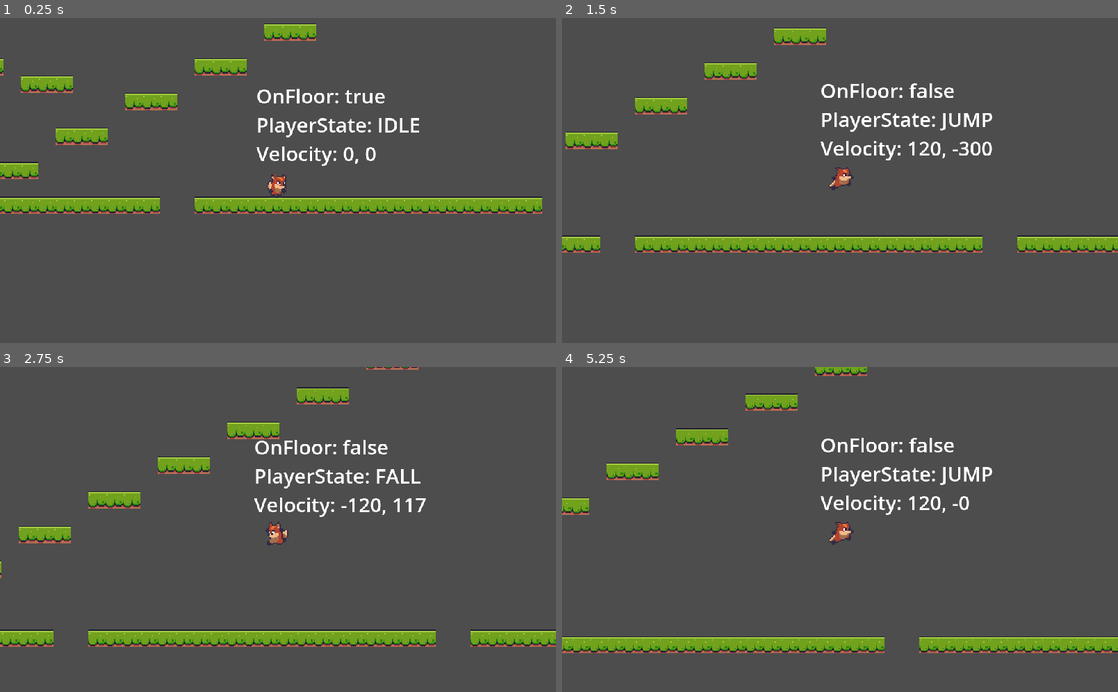
Above: before the commit, frames 1-4 (two rows, left to right).
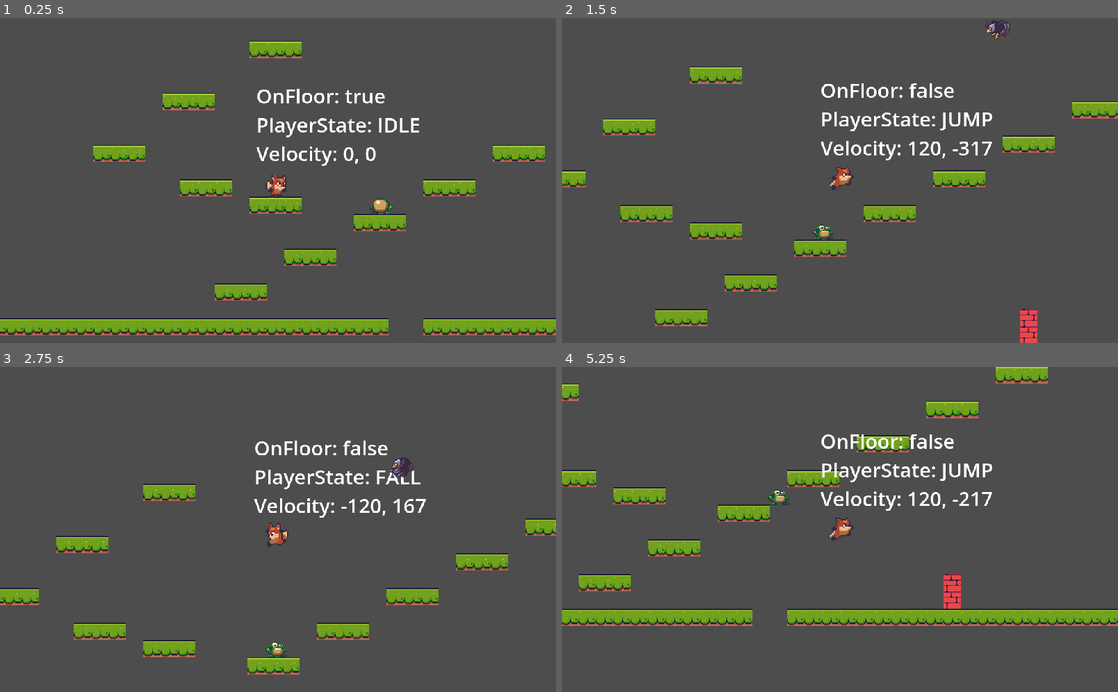
Above: after the commit, the same moments.

Repository: pawan-bilkhu/foxyAntics
Game: Godot game, scene res://level_base/level_base.tscn
The game is run twice, just before and just after one commit, with the same random seed, the same clock (stepped at 60 frames per second) and the same inputs. The project has no main scene, so this scene is started directly.
Inputs:
- Up to frame 1 (0.25 s): no input
- Up to frame 2 (1.5 s): hold W (jump) 0.53-1.28 s; hold D (right) from 0.53 s (still down); tap W (jump) at 1.35 s
- Up to frame 3 (2.75 s): tap W (jump) at 1.52, 1.82 s; release D (right) at 2.03 s; hold A (left) from 2.03 s (still down); hold W (jump) from 2.03 s (still down)
- Up to frame 4 (5.25 s): release A (left) at 2.78 s; release W (jump) at 2.78 s; hold D (right) 2.78-4.28 s; tap W (jump) at 2.85, 3.02, 3.32, 4.35, 4.52, 4.82 s; hold W (jump) 3.53-4.28 s; hold A (left) 4.28-5.03 s; hold D (right) from 5.03 s (still down); hold W (jump) from 5.03 s (still down)

The runs differ from the first frame. In frame 1, 17% of the frame differs, in the area x 0-100%, y 1-98%; in frame 2, 12%; in frame 3, 12%; in frame 4, 19%, in the area x 0-100%, y 0-89%.

Commit message:
Added several enemies that inherit from a base enemy class

Diff:
--- /dev/null
+++ b/enemies/enemy_base/enemy_base.gd
@@ -0,0 +1,53 @@
+extends CharacterBody2D
+
+class_name EnemyBase
+
+enum FACING { LEFT = -1 , RIGHT = 1 }
+
+
+const SCREEN_HEIGHT_TOLERANCE: float = 1000.0
+
+@export var default_facing: FACING = FACING.LEFT
+@export var points: int = 1
+@export var speed: float = 30.0
+
+
+var _gravity: float = 800.0
+var _facing: FACING = default_facing
+var _player_reference: Player
+var _is_dead: bool = false
+
+
+# Called when the node enters the scene tree for the first time.
+func _ready():
+	_player_reference = get_tree().get_nodes_in_group(GameManager.GROUP_PLAYER)[0]
+
+
+# Called every frame. 'delta' is the elapsed time since the previous frame.
+func _physics_process(delta):
+	fallen_off()
+
+
+func fallen_off() -> void:
+	if global_position.y > SCREEN_HEIGHT_TOLERANCE:
+		queue_free()
+
+
+func remove() -> void:
+	if _is_dead:
+		return
+
+	_is_dead = true
+	SignalManager.on_enemy_hit.emit(points, global_position)
+	set_physics_process(false)
+	hide()
+	queue_free()
+
+
+
+func _on_visible_on_screen_notifier_2d_screen_entered():
+	pass # Replace with function body.
+
+
+func _on_visible_on_screen_notifier_2d_screen_exited():
+	pass # Replace with function body.
--- /dev/null
+++ b/enemies/enemy_base/enemy_base.tscn
@@ -0,0 +1,13 @@
+[gd_scene load_steps=2 format=3 uid="uid://2xuill1f0qio"]
+
+[ext_resource type="Script" path="res://enemies/enemy_base/enemy_base.gd" id="1_la1k1"]
+
+[node name="EnemyBase" type="CharacterBody2D"]
+script = ExtResource("1_la1k1")
+
+[node name="VisibleOnScreenNotifier2D" type="VisibleOnScreenNotifier2D" parent="."]
+
+[node name="AnimatedSprite2D" type="AnimatedSprite2D" parent="."]
+
+[connection signal="screen_entered" from="VisibleOnScreenNotifier2D" to="." method="_on_visible_on_screen_notifier_2d_screen_entered"]
+[connection signal="screen_exited" from="VisibleOnScreenNotifier2D" to="." method="_on_visible_on_screen_notifier_2d_screen_exited"]
--- /dev/null
+++ b/enemies/enemy_eagle/enemy_eagle.gd
@@ -0,0 +1,43 @@
+extends EnemyBase
+
+
+@onready var animated_sprite_2d = $AnimatedSprite2D
+@onready var player_detector = $PlayerDetector
+@onready var move_timer = $MoveTimer
+
+const FLY_VELOCITY: Vector2 = Vector2(35, 15)
+
+var _fly_direction: Vector2 = Vector2.ZERO
+
+
+func _ready():
+	super._ready()
+
+# Called every frame. 'delta' is the elapsed time since the previous frame.
+func _physics_process(delta):
+	super._physics_process(delta)
+	velocity = _fly_direction
+	move_and_slide()
+
+func set_movement_direction() -> void:
+	var x_direction = sign(_player_reference.global_position.x - global_position.x)
+	if x_direction > 0:
+		animated_sprite_2d.flip_h = true
+		_facing = FACING.RIGHT
+	else:
+		animated_sprite_2d.flip_h = false
+		_facing = FACING.LEFT
+	_fly_direction = Vector2(FLY_VELOCITY.x * _facing, FLY_VELOCITY.y)
+
+
+func fly_towards_player() -> void:
+	set_movement_direction()
+	move_timer.start()
+
+func _on_visible_on_screen_notifier_2d_screen_entered():
+	animated_sprite_2d.play("fly")
+	fly_towards_player()
+
+
+func _on_move_timer_timeout():
+	fly_towards_player()
--- /dev/null
+++ b/enemies/enemy_eagle/enemy_eagle.tscn
@@ -0,0 +1,65 @@
+[gd_scene load_steps=10 format=3 uid="uid://bjqrmlbwdxm8u"]
+
+[ext_resource type="PackedScene" uid="uid://2xuill1f0qio" path="res://enemies/enemy_base/enemy_base.tscn" id="1_owltl"]
+[ext_resource type="Script" path="res://enemies/enemy_eagle/enemy_eagle.gd" id="2_e4b3c"]
+[ext_resource type="Texture2D" uid="uid://dnts1igtv2qkr" path="res://assets/enemies/eagle/eagle-attack.png" id="3_yfjv2"]
+
+[sub_resource type="AtlasTexture" id="AtlasTexture_k12pa"]
+atlas = ExtResource("3_yfjv2")
+region = Rect2(0, 0, 40, 41)
+
+[sub_resource type="AtlasTexture" id="AtlasTexture_n4xse"]
+atlas = ExtResource("3_yfjv2")
+region = Rect2(40, 0, 40, 41)
+
+[sub_resource type="AtlasTexture" id="AtlasTexture_cbkjb"]
+atlas = ExtResource("3_yfjv2")
+region = Rect2(80, 0, 40, 41)
+
+[sub_resource type="AtlasTexture" id="AtlasTexture_12njd"]
+atlas = ExtResource("3_yfjv2")
+region = Rect2(120, 0, 40, 41)
+
+[sub_resource type="SpriteFrames" id="SpriteFrames_3hc8g"]
+animations = [{
+"frames": [{
+"duration": 1.0,
+"texture": SubResource("AtlasTexture_k12pa")
+}, {
+"duration": 1.0,
+"texture": SubResource("AtlasTexture_n4xse")
+}, {
+"duration": 1.0,
+"texture": SubResource("AtlasTexture_cbkjb")
+}, {
+"duration": 1.0,
+"texture": SubResource("AtlasTexture_12njd")
+}],
+"loop": true,
+"name": &"fly",
+"speed": 5.0
+}]
+
+[sub_resource type="CircleShape2D" id="CircleShape2D_ijx85"]
+radius = 6.0
+
+[node name="EnemyEagle" instance=ExtResource("1_owltl")]
+collision_layer = 0
+collision_mask = 0
+script = ExtResource("2_e4b3c")
+
+[node name="AnimatedSprite2D" parent="." index="1"]
+scale = Vector2(0.75, 0.75)
+sprite_frames = SubResource("SpriteFrames_3hc8g")
+animation = &"fly"
+
+[node name="CollisionShape2D" type="CollisionShape2D" parent="." index="2"]
+shape = SubResource("CircleShape2D_ijx85")
+
+[node name="PlayerDetector" type="RayCast2D" parent="." index="3"]
+target_position = Vector2(0, 200)
+
+[node name="MoveTimer" type="Timer" parent="." index="4"]
+wait_time = 3.0
+
+[connection signal="timeout" from="MoveTimer" to="." method="_on_move_timer_timeout"]
--- /dev/null
+++ b/enemies/enemy_frog/enemy_frog.gd
@@ -0,0 +1,72 @@
+extends EnemyBase
+
+
+@onready var animated_sprite_2d = $AnimatedSprite2D
+@onready var jump_timer = $JumpTimer
+
+const JUMP_VELOCITY: Vector2 = Vector2(100, -150)
+const JUMP_WAIT_DURATION: Vector2 = Vector2(2.5, 5.0)
+
+var _can_jump: bool = false
+var _detected_by_player: bool = false
+
+# Called when the node enters the scene tree for the first time.
+func _ready():
+	super._ready()
+	start_timer()
+
+
+# Called every frame. 'delta' is the elapsed time since the previous frame.
+func _physics_process(delta):
+	super._physics_process(delta)
+
+	if not is_on_floor():
+		velocity.y += _gravity * delta
+	else:
+		velocity.x = 0
+		animated_sprite_2d.play("idle")
+
+	perform_jump()
+	move_and_slide()
+	flip_facing_direction()
+
+func perform_jump() -> void:
+	if not is_on_floor():
+		return
+
+	if not _detected_by_player or not _can_jump:
+		return
+
+	velocity = JUMP_VELOCITY
+	velocity.x *= _facing
+
+	_can_jump = false
+
+	animated_sprite_2d.play("jump")
+	start_timer()
+
+
+func flip_facing_direction() -> void:
+	if ( _player_reference.global_position.x > global_position.x
+		and not animated_sprite_2d.flip_h ):
+		animated_sprite_2d.flip_h = true
+		_facing = FACING.RIGHT
+	elif ( _player_reference.global_position.x < global_position.x
+		and animated_sprite_2d.flip_h ):
+		animated_sprite_2d.flip_h = false
+		_facing = FACING.LEFT
+
+
+func start_timer() -> void:
+	jump_timer.wait_time = randf_range(JUMP_WAIT_DURATION.x, JUMP_WAIT_DURATION.y)
+	jump_timer.start()
+
+
+func _on_jump_timer_timeout():
+	_can_jump = true
+
+
+func _on_visible_on_screen_notifier_2d_screen_entered():
+	# print("Detected by player")
+	_detected_by_player = true
+	start_timer()
--- /dev/null
+++ b/enemies/enemy_frog/enemy_frog.tscn
@@ -0,0 +1,87 @@
+[gd_scene load_steps=13 format=3 uid="uid://c1pod24bepwld"]
+
+[ext_resource type="PackedScene" uid="uid://2xuill1f0qio" path="res://enemies/enemy_base/enemy_base.tscn" id="1_ka646"]
+[ext_resource type="Script" path="res://enemies/enemy_frog/enemy_frog.gd" id="2_nxpnd"]
+[ext_resource type="Texture2D" uid="uid://b37rleuyjxxeo" path="res://assets/enemies/frog/frog_sheet.png" id="3_fgl6q"]
+
+[sub_resource type="AtlasTexture" id="AtlasTexture_3ep4y"]
+atlas = ExtResource("3_fgl6q")
+region = Rect2(0, 0, 35, 32)
+
+[sub_resource type="AtlasTexture" id="AtlasTexture_kjeoa"]
+atlas = ExtResource("3_fgl6q")
+region = Rect2(35, 0, 35, 32)
+
+[sub_resource type="AtlasTexture" id="AtlasTexture_y1ob0"]
+atlas = ExtResource("3_fgl6q")
+region = Rect2(70, 0, 35, 32)
+
+[sub_resource type="AtlasTexture" id="AtlasTexture_wp5uk"]
+atlas = ExtResource("3_fgl6q")
+region = Rect2(105, 0, 35, 32)
+
+[sub_resource type="AtlasTexture" id="AtlasTexture_tgbgh"]
+atlas = ExtResource("3_fgl6q")
+region = Rect2(140, 0, 35, 32)
+
+[sub_resource type="AtlasTexture" id="AtlasTexture_prs67"]
+atlas = ExtResource("3_fgl6q")
+region = Rect2(175, 0, 35, 32)
+
+[sub_resource type="AtlasTexture" id="AtlasTexture_x6rmo"]
+atlas = ExtResource("3_fgl6q")
+region = Rect2(210, 0, 35, 32)
+
+[sub_resource type="SpriteFrames" id="SpriteFrames_l12up"]
+animations = [{
+"frames": [{
+"duration": 1.0,
+"texture": SubResource("AtlasTexture_3ep4y")
+}, {
+"duration": 1.0,
+"texture": SubResource("AtlasTexture_kjeoa")
+}, {
+"duration": 1.0,
+"texture": SubResource("AtlasTexture_y1ob0")
+}, {
+"duration": 1.0,
+"texture": SubResource("AtlasTexture_wp5uk")
+}, {
+"duration": 3.0,
+"texture": SubResource("AtlasTexture_tgbgh")
+}],
+"loop": true,
+"name": &"idle",
+"speed": 4.0
+}, {
+"frames": [{
+"duration": 1.0,
+"texture": SubResource("AtlasTexture_prs67")
+}, {
+"duration": 1.0,
+"texture": SubResource("AtlasTexture_x6rmo")
+}],
+"loop": true,
+"name": &"jump",
+"speed": 2.0
+}]
+
+[sub_resource type="RectangleShape2D" id="RectangleShape2D_0s7gq"]
+size = Vector2(16, 9)
+
+[node name="EnemyFrog" instance=ExtResource("1_ka646")]
+script = ExtResource("2_nxpnd")
+
+[node name="AnimatedSprite2D" parent="." index="1"]
+scale = Vector2(0.75, 0.75)
+sprite_frames = SubResource("SpriteFrames_l12up")
+animation = &"idle"
+autoplay = "idle"
+
+[node name="CollisionShape2D" type="CollisionShape2D" parent="." index="2"]
+position = Vector2(0, 3.5)
+shape = SubResource("RectangleShape2D_0s7gq")
+
+[node name="JumpTimer" type="Timer" parent="." index="3"]
+
+[connection signal="timeout" from="JumpTimer" to="." method="_on_jump_timer_timeout"]
--- /dev/null
+++ b/enemies/enemy_snail/enemy_snail.gd
@@ -0,0 +1,37 @@
+extends EnemyBase
+
+
+@onready var floor_detector = $FloorDetector
+@onready var animated_sprite_2d = $AnimatedSprite2D
+
+
+
+# Called when the node enters the scene tree for the first time.
+func _ready():
+	pass # Replace with function body.
+
+
+# Called every frame. 'delta' is the elapsed time since the previous frame.
+func _physics_process(delta):
+	super._physics_process(delta)
+
+	if not is_on_floor():
+		velocity.y += _gravity * delta
+	else:
+		velocity.x = speed * _facing
+
+	move_and_slide()
+
+	if is_on_floor():
+		if is_on_wall() or not floor_detector.is_colliding():
+			flip_facing_direction()
+
+
+func flip_facing_direction() -> void:
+	animated_sprite_2d.flip_h = !animated_sprite_2d.flip_h
+	floor_detector.position.x = floor_detector.position.x * -1
+
+	if _facing == FACING.LEFT:
+		_facing = FACING.RIGHT
+	else:
+		_facing = FACING.LEFT
--- /dev/null
+++ b/enemies/enemy_snail/enemy_snail.tscn
@@ -0,0 +1,103 @@
+[gd_scene load_steps=16 format=3 uid="uid://cuvukg0gnvr86"]
+
+[ext_resource type="PackedScene" uid="uid://2xuill1f0qio" path="res://enemies/enemy_base/enemy_base.tscn" id="1_x4ma5"]
+[ext_resource type="Script" path="res://enemies/enemy_snail/enemy_snail.gd" id="2_6gijp"]
+[ext_resource type="Texture2D" uid="uid://2h48wfl8n8nl" path="res://assets/enemies/snail/snail.png" id="3_3446b"]
+
+[sub_resource type="AtlasTexture" id="AtlasTexture_6mnsw"]
+atlas = ExtResource("3_3446b")
+region = Rect2(0, 0, 38, 24)
+
+[sub_resource type="AtlasTexture" id="AtlasTexture_g336h"]
+atlas = ExtResource("3_3446b")
+region = Rect2(38, 0, 38, 24)
+
+[sub_resource type="AtlasTexture" id="AtlasTexture_xxmop"]
+atlas = ExtResource("3_3446b")
+region = Rect2(76, 0, 38, 24)
+
+[sub_resource type="AtlasTexture" id="AtlasTexture_15jr8"]
+atlas = ExtResource("3_3446b")
+region = Rect2(114, 0, 38, 24)
+
+[sub_resource type="AtlasTexture" id="AtlasTexture_vs4u5"]
+atlas = ExtResource("3_3446b")
+region = Rect2(152, 0, 38, 24)
+
+[sub_resource type="AtlasTexture" id="AtlasTexture_jcgh4"]
+atlas = ExtResource("3_3446b")
+region = Rect2(190, 0, 38, 24)
+
+[sub_resource type="AtlasTexture" id="AtlasTexture_y7kyk"]
+atlas = ExtResource("3_3446b")
+region = Rect2(228, 0, 38, 24)
+
+[sub_resource type="AtlasTexture" id="AtlasTexture_tohbl"]
+atlas = ExtResource("3_3446b")
+region = Rect2(266, 0, 38, 24)
+
+[sub_resource type="AtlasTexture" id="AtlasTexture_8utxp"]
+atlas = ExtResource("3_3446b")
+region = Rect2(304, 0, 38, 24)
+
+[sub_resource type="AtlasTexture" id="AtlasTexture_boui2"]
+atlas = ExtResource("3_3446b")
+region = Rect2(342, 0, 38, 24)
+
+[sub_resource type="SpriteFrames" id="SpriteFrames_7uoob"]
+animations = [{
+"frames": [{
+"duration": 1.0,
+"texture": SubResource("AtlasTexture_6mnsw")
+}, {
+"duration": 1.0,
+"texture": SubResource("AtlasTexture_g336h")
+}, {
+"duration": 1.0,
+"texture": SubResource("AtlasTexture_xxmop")
+}, {
+"duration": 1.0,
+"texture": SubResource("AtlasTexture_15jr8")
+}, {
+"duration": 1.0,
+"texture": SubResource("AtlasTexture_vs4u5")
+}, {
+"duration": 1.0,
+"texture": SubResource("AtlasTexture_jcgh4")
+}, {
+"duration": 1.0,
+"texture": SubResource("AtlasTexture_y7kyk")
+}, {
+"duration": 1.0,
+"texture": SubResource("AtlasTexture_tohbl")
+}, {
+"duration": 1.0,
+"texture": SubResource("AtlasTexture_8utxp")
+}, {
+"duration": 1.0,
+"texture": SubResource("AtlasTexture_boui2")
+}],
+"loop": true,
+"name": &"walk",
+"speed": 12.0
+}]
+
+[sub_resource type="RectangleShape2D" id="RectangleShape2D_06m0r"]
+size = Vector2(20, 10)
+
+[node name="EnemySnail" instance=ExtResource("1_x4ma5")]
+script = ExtResource("2_6gijp")
+
+[node name="AnimatedSprite2D" parent="." index="1"]
+scale = Vector2(0.75, 0.75)
+sprite_frames = SubResource("SpriteFrames_7uoob")
+animation = &"walk"
+autoplay = "walk"
+
+[node name="FloorDetector" type="RayCast2D" parent="." index="2"]
+position = Vector2(-15, 0)
+target_position = Vector2(0, 30)
+
+[node name="CollisionShape2D" type="CollisionShape2D" parent="." index="3"]
+position = Vector2(0, 4)
+shape = SubResource("RectangleShape2D_06m0r")
--- a/level_base/level_base.tscn
+++ b/level_base/level_base.tscn
@@ -1,9 +1,11 @@
-[gd_scene load_steps=7 format=3 uid="uid://l42m0x47fe4y"]
+[gd_scene load_steps=9 format=3 uid="uid://l42m0x47fe4y"]
 
 [ext_resource type="Texture2D" uid="uid://clwq8uxrtthpf" path="res://assets/tiles/Terrain (16x16).png" id="1_kq3v0"]
 [ext_resource type="Script" path="res://level_base/level_base.gd" id="1_lttpn"]
 [ext_resource type="PackedScene" uid="uid://ttdf8q7183mm" path="res://player_camera/player_camera.tscn" id="2_4u5xa"]
 [ext_resource type="PackedScene" uid="uid://ceqbpv1fmv1op" path="res://player/player.tscn" id="3_m3tgr"]
+[ext_resource type="PackedScene" uid="uid://bjqrmlbwdxm8u" path="res://enemies/enemy_eagle/enemy_eagle.tscn" id="5_n42ge"]
+[ext_resource type="PackedScene" uid="uid://c1pod24bepwld" path="res://enemies/enemy_frog/enemy_frog.tscn" id="6_pmqys"]
 
 [sub_resource type="TileSetAtlasSource" id="TileSetAtlasSource_w4nol"]
 texture = ExtResource("1_kq3v0")
@@ -531,11 +533,17 @@
 [node name="TileMap" type="TileMap" parent="."]
 tile_set = SubResource("TileSet_m46yg")
 format = 2
-layer_0/tile_data = PackedInt32Array(-2, 458752, 0, -1, 4587 …(2137 unchanged characters)… -1114095, 458752, 0, -1114094, 458752, 0)
+layer_0/tile_data = PackedInt32Array(-2, 458752, 0, -1, 4587 …(2137 unchanged characters)… -1114095, 458752, 0, -1114094, 458752, 0, -131037, 1179648, 5, -196573, 1179648, 5)
 
 [node name="PlayerCamera" parent="." instance=ExtResource("2_4u5xa")]
 position = Vector2(355, -148)
 zoom = Vector2(2, 2)
 
 [node name="Player" parent="." instance=ExtResource("3_m3tgr")]
-position = Vector2(493, -59)
+position = Vector2(282, -145)
+
+[node name="EnemyEagle" parent="." instance=ExtResource("5_n42ge")]
+position = Vector2(568, -322)
+
+[node name="EnemyFrog" parent="." instance=ExtResource("6_pmqys")]
+position = Vector2(378, -133)
--- a/player/player.tscn
+++ b/player/player.tscn
@@ -5,23 +5,6 @@
 
 [sub_resource type="RectangleShape2D" id="RectangleShape2D_ong8q"]
 size = Vector2(10, 18)
-
-[sub_resource type="Animation" id="Animation_2lvuq"]
-resource_name = "idle"
-length = 0.4
-loop_mode = 1
-tracks/0/type = "value"
-tracks/0/imported = false
-tracks/0/enabled = true
-tracks/0/path = NodePath("Sprite2D:frame")
-tracks/0/interp = 1
-tracks/0/loop_wrap = true
-tracks/0/keys = {
-"times": PackedFloat32Array(0, 0.1, 0.2, 0.3),
-"transitions": PackedFloat32Array(1, 1, 1, 1),
-"update": 1,
-"values": [13, 14, 15, 16]
-}
 
 [sub_resource type="Animation" id="Animation_wyebh"]
 length = 0.001
@@ -36,40 +19,6 @@
 "transitions": PackedFloat32Array(1),
 "update": 1,
 "values": [13]
-}
-
-[sub_resource type="Animation" id="Animation_omaam"]
-resource_name = "run"
-length = 0.4
-loop_mode = 1
-tracks/0/type = "value"
-tracks/0/imported = false
-tracks/0/enabled = true
-tracks/0/path = NodePath("Sprite2D:frame")
-tracks/0/interp = 1
-tracks/0/loop_wrap = true
-tracks/0/keys = {
-"times": PackedFloat32Array(0, 0.1, 0.2, 0.3),
-"transitions": PackedFloat32Array(1, 1, 1, 1),
-"update": 1,
-"values": [0, 1, 2, 3]
-}
-
-[sub_resource type="Animation" id="Animation_lo4qf"]
-resource_name = "jump"
-length = 0.1
-loop_mode = 2
-tracks/0/type = "value"
-tracks/0/imported = false
-tracks/0/enabled = true
-tracks/0/path = NodePath("Sprite2D:frame")
-tracks/0/interp = 1
-tracks/0/loop_wrap = true
-tracks/0/keys = {
-"times": PackedFloat32Array(0),
-"transitions": PackedFloat32Array(1),
-"update": 1,
-"values": [17]
 }
 
 [sub_resource type="Animation" id="Animation_creow"]
@@ -105,6 +54,57 @@
 "values": [11, 12]
 }
 
+[sub_resource type="Animation" id="Animation_2lvuq"]
+resource_name = "idle"
+length = 0.4
+loop_mode = 1
+tracks/0/type = "value"
+tracks/0/imported = false
+tracks/0/enabled = true
+tracks/0/path = NodePath("Sprite2D:frame")
+tracks/0/interp = 1
+tracks/0/loop_wrap = true
+tracks/0/keys = {
+"times": PackedFloat32Array(0, 0.1, 0.2, 0.3),
+"transitions": PackedFloat32Array(1, 1, 1, 1),
+"update": 1,
+"values": [13, 14, 15, 16]
+}
+
+[sub_resource type="Animation" id="Animation_lo4qf"]
+resource_name = "jump"
+length = 0.1
+loop_mode = 2
+tracks/0/type = "value"
+tracks/0/imported = false
+tracks/0/enabled = true
+tracks/0/path = NodePath("Sprite2D:frame")
+tracks/0/interp = 1
+tracks/0/loop_wrap = true
+tracks/0/keys = {
+"times": PackedFloat32Array(0),
+"transitions": PackedFloat32Array(1),
+"update": 1,
+"values": [17]
+}
+
+[sub_resource type="Animation" id="Animation_omaam"]
+resource_name = "run"
+length = 0.4
+loop_mode = 1
+tracks/0/type = "value"
+tracks/0/imported = false
+tracks/0/enabled = true
+tracks/0/path = NodePath("Sprite2D:frame")
+tracks/0/interp = 1
+tracks/0/loop_wrap = true
+tracks/0/keys = {
+"times": PackedFloat32Array(0, 0.1, 0.2, 0.3),
+"transitions": PackedFloat32Array(1, 1, 1, 1),
+"update": 1,
+"values": [0, 1, 2, 3]
+}
+
 [sub_resource type="AnimationLibrary" id="AnimationLibrary_86d3t"]
 _data = {
 "RESET": SubResource("Animation_wyebh"),
@@ -115,7 +115,7 @@
 "run": SubResource("Animation_omaam")
 }
 
-[node name="Player" type="CharacterBody2D"]
+[node name="Player" type="CharacterBody2D" groups=["player"]]
 script = ExtResource("1_otm3g")
 
 [node name="Sprite2D" type="Sprite2D" parent="."]
--- a/project.godot
+++ b/project.godot
@@ -16,7 +16,9 @@
 
 [autoload]
 
+SignalManager="*res://singletons/signal_manager.gd"
 SoundManager="*res://singletons/sound_manager.gd"
+GameManager="*res://singletons/game_manager.gd"
 
 [display]
 
--- /dev/null
+++ b/singletons/game_manager.gd
@@ -0,0 +1,3 @@
+extends Node
+
+const GROUP_PLAYER: String = "player"
--- /dev/null
+++ b/singletons/signal_manager.gd
@@ -0,0 +1,4 @@
+extends Node
+
+
+signal on_enemy_hit(points: int, enemy_position: Vector2)
Not shown, added: enemies/enemy_frog/ene357C.tmp
